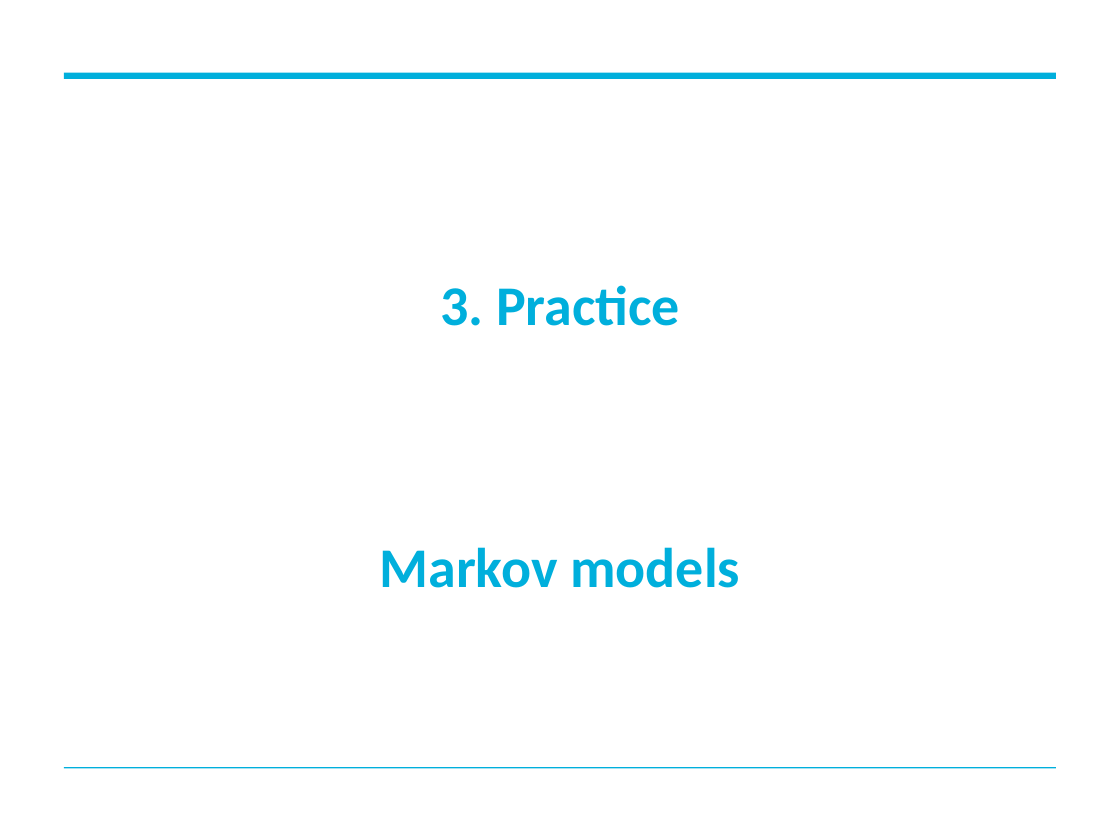
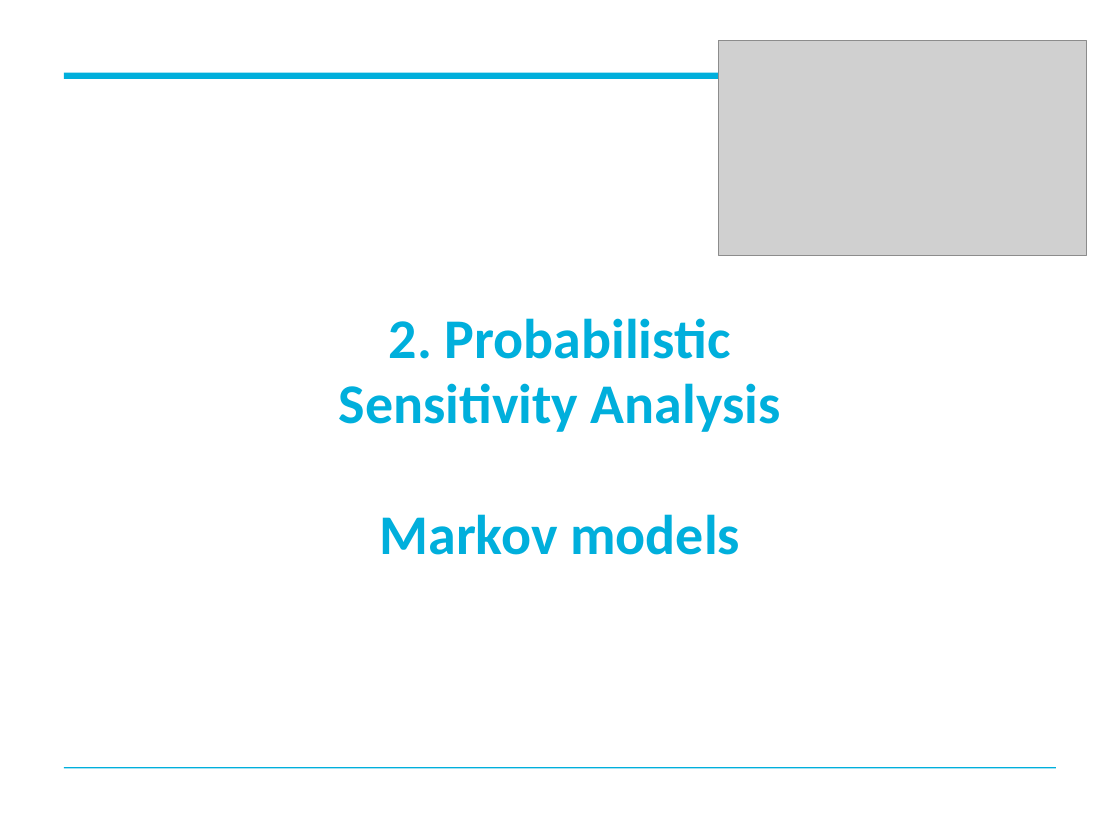
Before and after one commit to StanWijn/DMIG, a slide deck: slide 10 of R software in decision modelling - Part 2.pptx (slide 22 before the commit). Drawn at 1120x840 pixels with LibreOffice and Linux fonts; fonts in the diff are those of the drawing; grey boxes stand for pictures; background and template pictures are left out. Boxes give left, top, right and bottom in pixels: in the first picture for what was removed or moved away, otherwise in the second. Text is boxed around its words. In the diff, an @@ line names an element or a change of style, - is before the commit and + after.

```diff
--- a/R software in decision modelling - Part 2.pptx
+++ b/R software in decision modelling - Part 2.pptx
@@ picture added at <box>719,40,1086,254</box> @@
@@ text at <box>339,318,781,555</box>: text changed @@
-3. Practice
-Markov models
+2. Probabilistic Sensitivity Analysis
+Markov models
```
Also in this commit, not shown: 6 other slides changed, 15 slides added, 26 slides removed, 4 other files.
